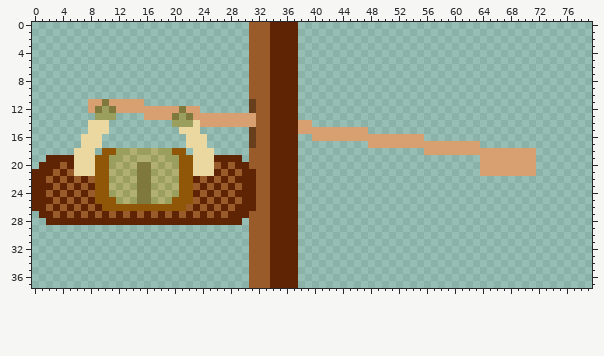
Edited in one commit: sprite sheet (Art/Tasks/Rowing/Active/CrewRowingB.png). That is the earlier state.
The file is 160x76 pixels, drawn in blocks of 2x2; one block is one cell here. Colours within 5 levels of each other are drawn and written as one.
And afterwards:
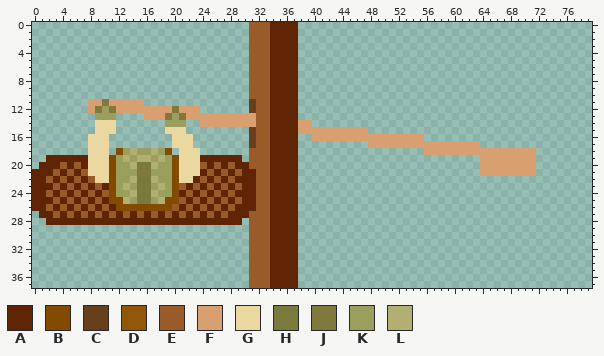
Palette (. is transparent): A #5f2404  B #834b00  C #683f1d  D #915709  E #985b29  F #d89f70  G #ebd8a1  H #797a3b  J #80793e  K #9b9f5e  L #b2af72
From the commit log: Update rowing task to scale
Difference:
The author changed colour D to colour A in row 23 at x 10 and 22; in row 24 at x 9 and 21; in row 25 at x 10 and 22; in row 26 at x 11 and 21.
The author changed colour G to colour A in row 19 at x 6 to 7 and 24 to 25; in row 20 at x 7 and 25; in row 21 at x 6 and 24.
The author changed colour D to colour B in row 25 at x 11 and 20; in row 26 at x 12 to 19.
The author changed colour K to colour B in row 18 at x 12 and 19; in rows 19 to 20 at x 11 and 20; in row 22 at x 11 and 20; in row 24 at x 11 and 20; in row 25 at x 12 and 19.
The author changed colour L to colour B in row 21 at x 11 and 20; in row 23 at x 11 and 20.
The author changed colour D to colour E in row 23 at x 9 and 21; in row 24 at x 10 and 22; in row 25 at x 9 and 21; in row 26 at x 10 and 20.
The author changed colour G to colour E in row 20 at x 6 and 24; in row 21 at x 7 and 25.
The author changed colour J to colour F in row 12 at x 21; in row 13 at x 22.
Colour G now appears in row 14 at x 11; in row 15 at x 11 and 19 to 20; in rows 16 to 17 at x 10 and 20 to 21; in row 18 at x 9 and 22.
The author changed colour D to colour G in row 18 at x 10 and 21; in rows 19 to 22 at x 9 to 10 and 21 to 22.
The author changed colour J to colour H in row 20 at x 15 to 16; in rows 22 to 25 at x 15 to 16.
The author changed colour F to colour J in row 12 at x 20; in row 13 at x 19.
The author changed colour K to colour J in row 13 at x 21.
Colour K now appears in row 14 at x 19.
The author changed colour J to colour K in row 13 at x 20.
The author changed colour L to colour K in row 20 at x 12 and 19; in row 21 at x 13 and 18; in row 22 at x 12 and 19; in row 24 at x 12 and 19.
Colour D is removed in row 18 at x 11 and 20.
Colour G is removed in row 14 at x 8 and 23; in row 15 at x 8 and 22 to 23; in rows 16 to 17 at x 7 and 23 to 24; in row 18 at x 6 to 7 and 24 to 25.
Colour K is removed in row 14 at x 22.
Where, in picture pixels (left, top, right, bottom), the same in both pictures:
changed: (74, 106, 214, 211)
